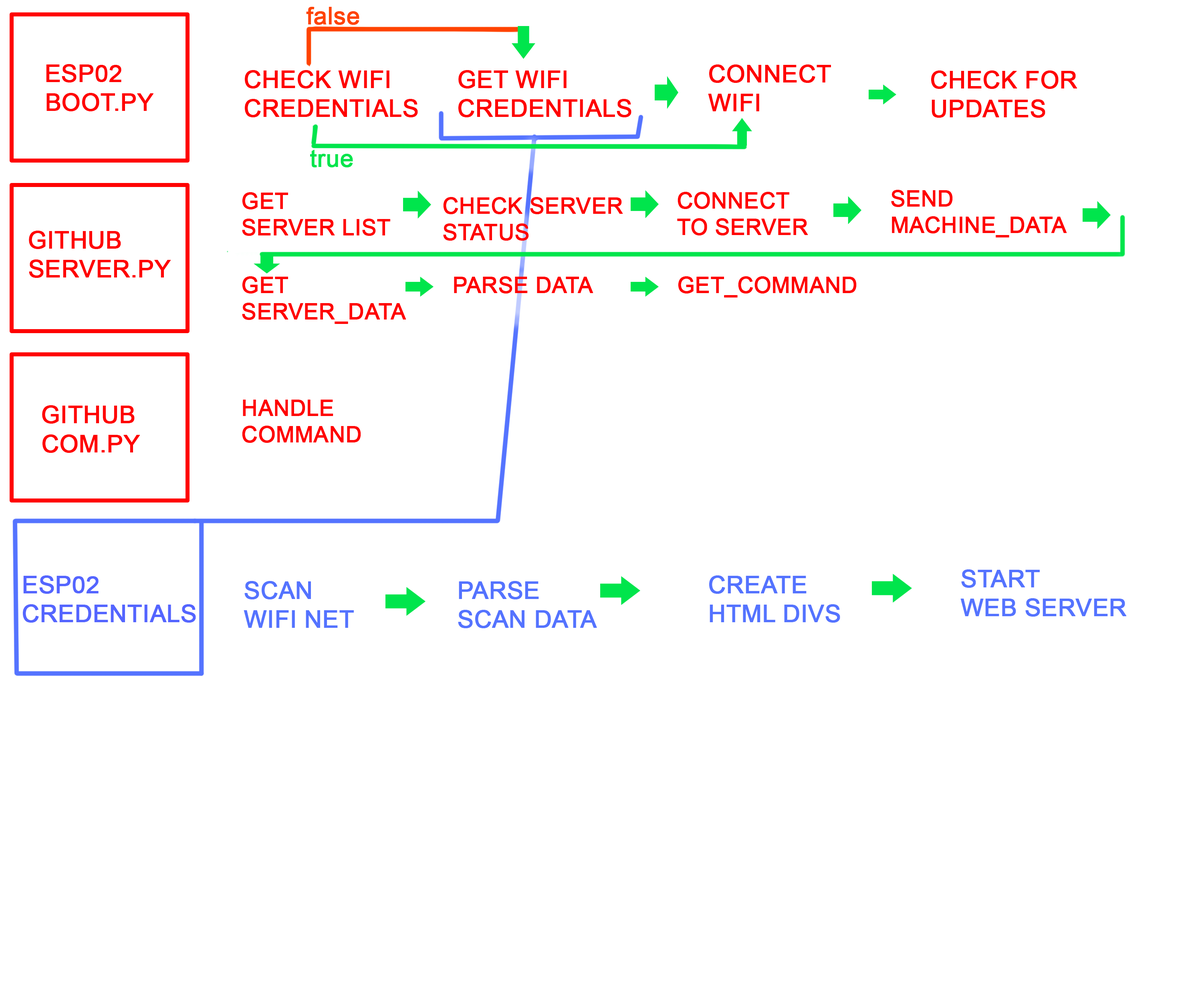
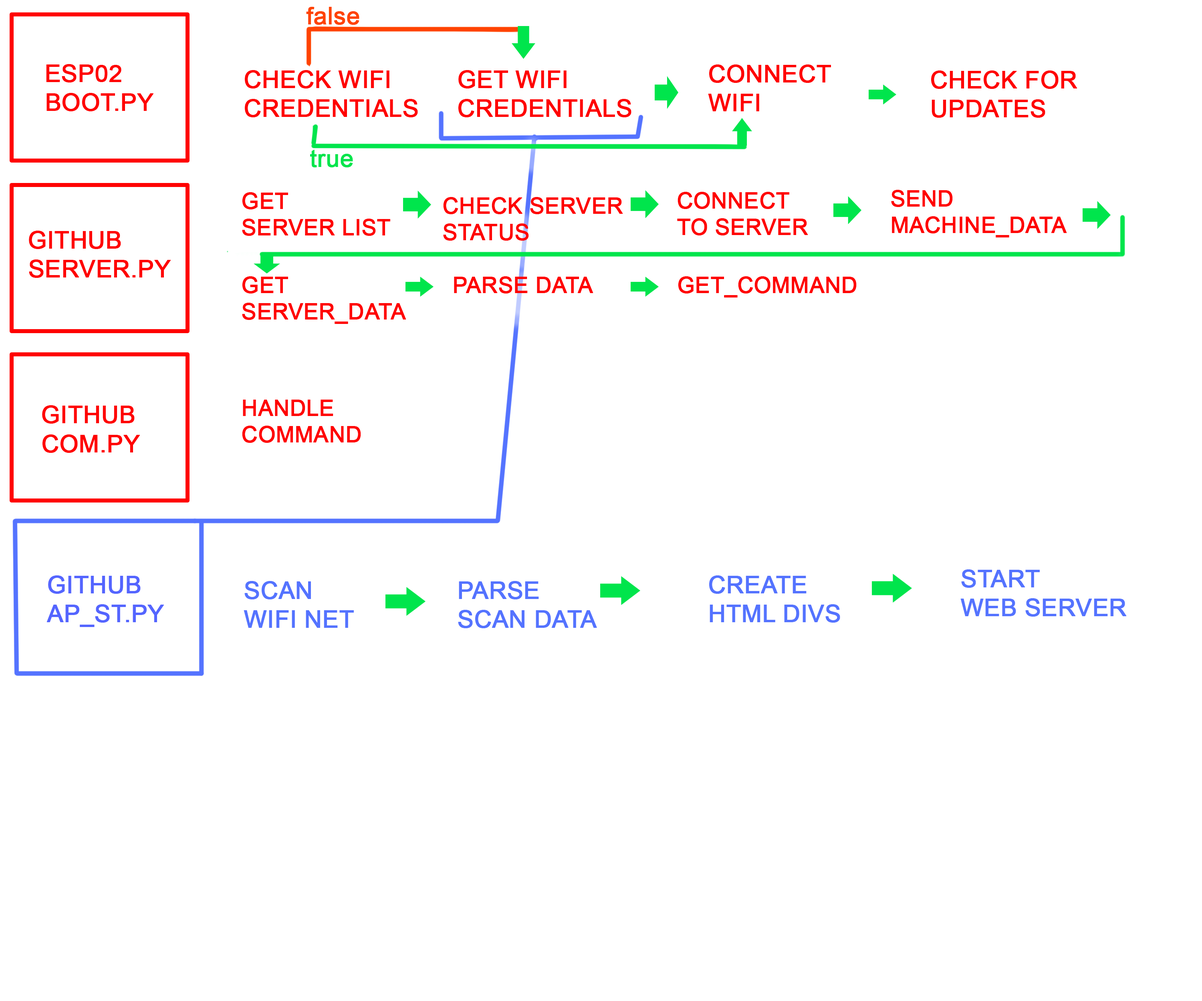
Layer changes from the first 1202px x 1001px image to the second:
renamed "ESP02 CREDENTIALS" to "GITHUB AP_ST.PY", painted on it over [22, 575, 196, 628]
